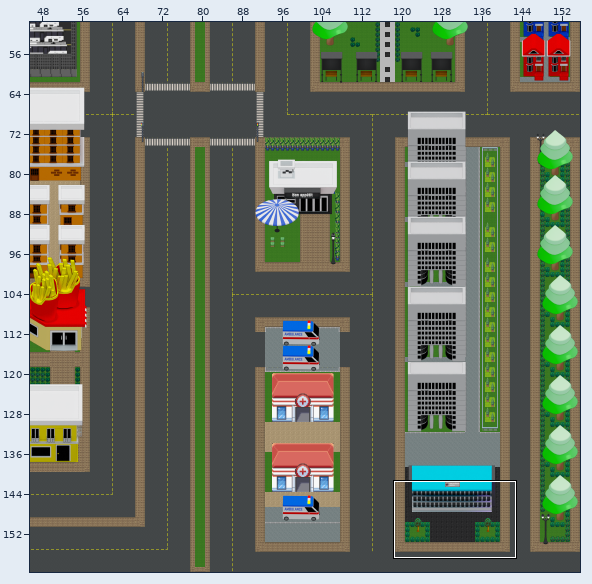
Tiled map -- files/tileset/map2/map2.tmx. The first picture is a wide view before the edit; the outline marks the close-up.
Close-up. Old version:
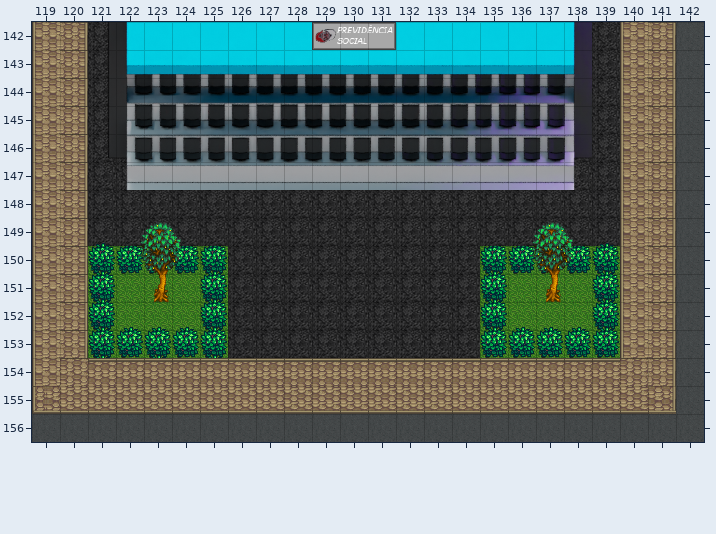
Cells are 32x32 px. Shown: x 119..142, y 142..156.
The result:
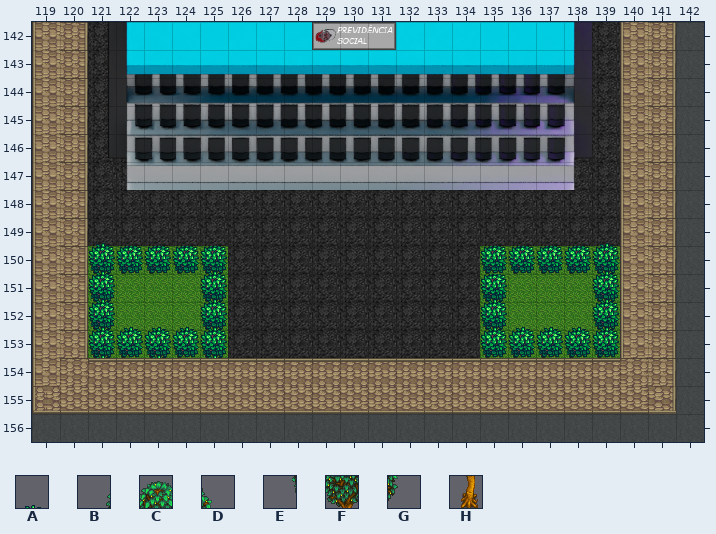
Key: from "tileset": A 4214, B 4573, C 4574, D 4575, E 4693, F 4694, G 4695, H 4814.
_ is an empty cell.
Changes in this commit:
Layer "Colisao":
y 151: x 123 H -> _; x 137 H -> _
Layer "Topo":
y 149: x 122..124 BCD -> ___; x 136..138 BCD -> ___
y 150: x 122..124 EFG -> ___; x 135..138 AEFG -> ____
Where, in picture pixels (left, top, right, bottom), the same in both close-ups:
removed: (140, 222, 181, 302)
removed: (488, 222, 573, 302)
